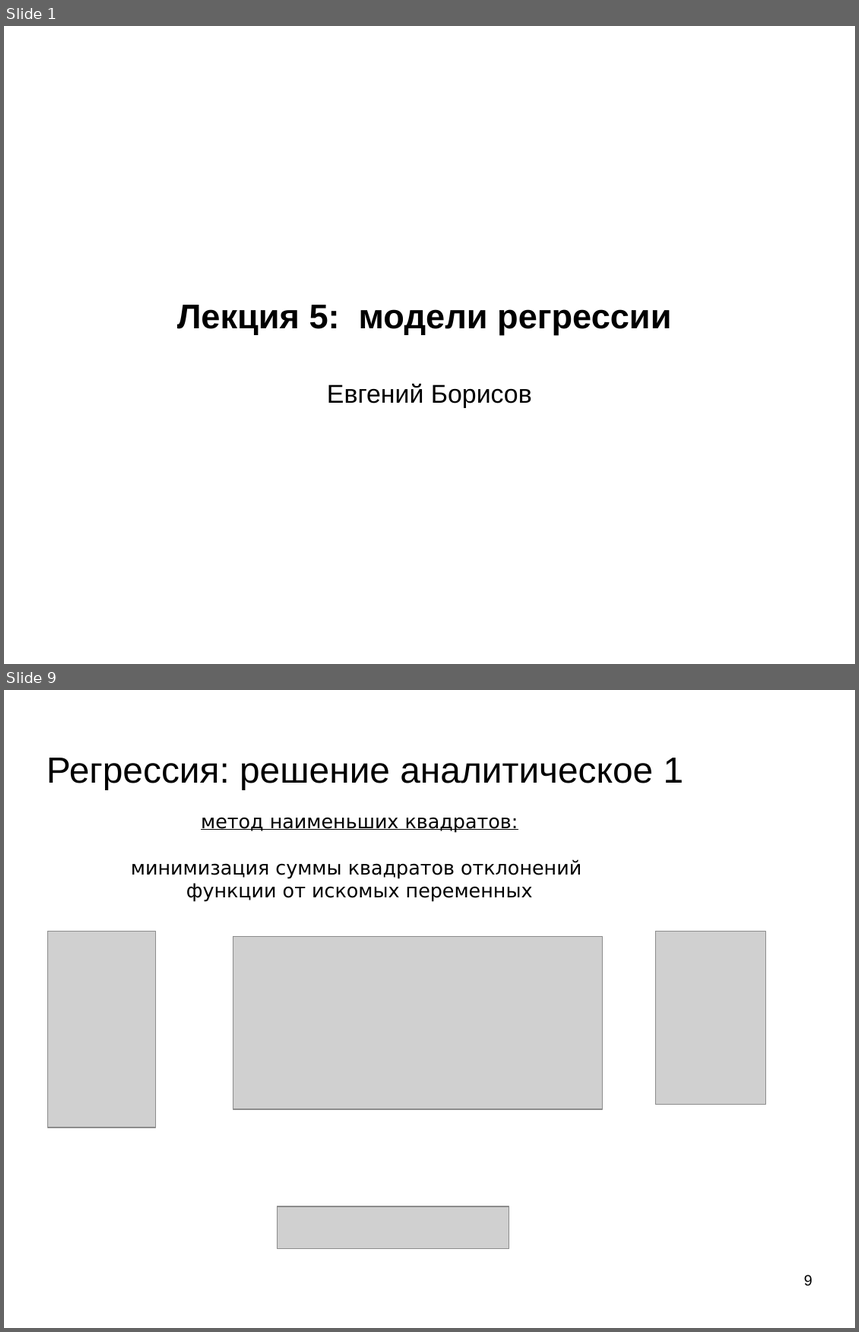
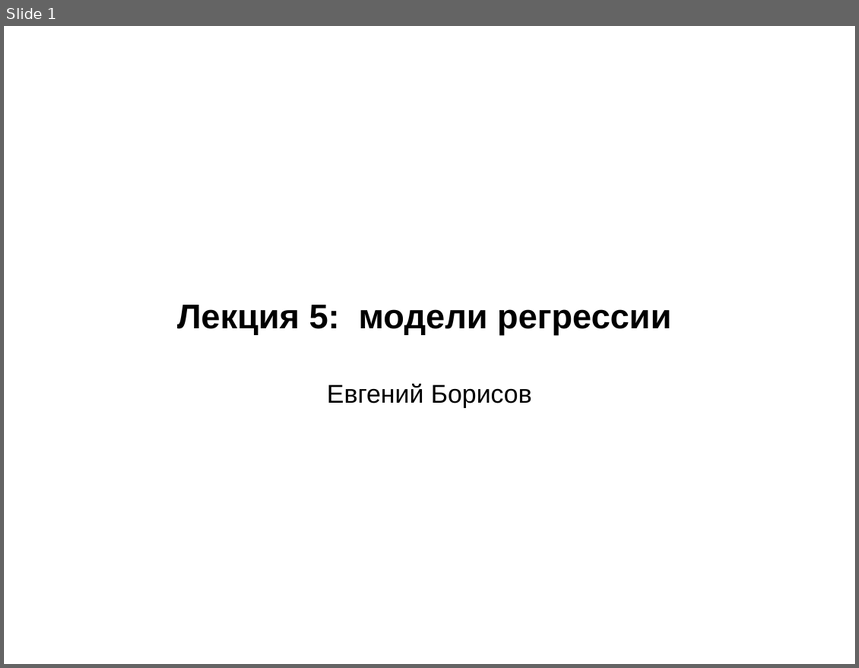
Before and after one commit to mechanoid5/ml_lectorium_legacy, a slide deck: 05-regression-metric.odp. Shown one above the other, each under a label of ours: slides 1 and 9 before the commit, slide 1 after it; the slides between them are not shown. The pictures are 859x1332 and 859x668 pixels, drawn with LibreOffice and Linux fonts; fonts in the diff are those of the drawing; grey boxes stand for pictures; background and template pictures are left out. Boxes give left, top, right and bottom in pixels: in the first picture for what was removed or moved away, otherwise in the second. Text is boxed around its words. In the diff, an @@ line names an element or a change of style, - is before the commit and + after.

```diff
--- a/05-regression-metric.odp
+++ b/05-regression-metric.odp
@@ slide 9 removed at [4,690,855,1328], background picture (left out) @@
@@ title removed at [47,758,684,790] @@
-Регрессия: решение аналитическое 1
@@ text removed at [131,817,582,902] @@
-метод наименьших квадратов:
-минимизация суммы квадратов отклонений функции от искомых переменных
@@ picture removed at [47,932,156,1128] @@
@@ picture removed at [234,936,603,1110] @@
@@ picture removed at [656,932,766,1105] @@
@@ picture removed at [278,1207,509,1249] @@
@@ page number removed at [804,1275,813,1286] @@
-9
```
Also in this commit, not shown: 3 slides changed, 13 slides added, 17 other slides removed, 3 other files.
